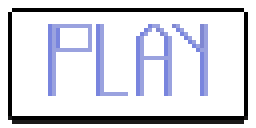
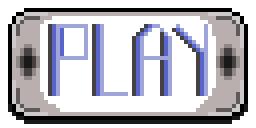
The second w=256, h=128 image is a revision of the first. Changes to its layers:
painted on "play" over 48, 24, 208, 96
added layer "crates #3" above "crates #1" over 216, 44, 240, 80
added layer "crates #1" above "Background" over 16, 44, 40, 80
painted on "Background" over 8, 8, 248, 124
